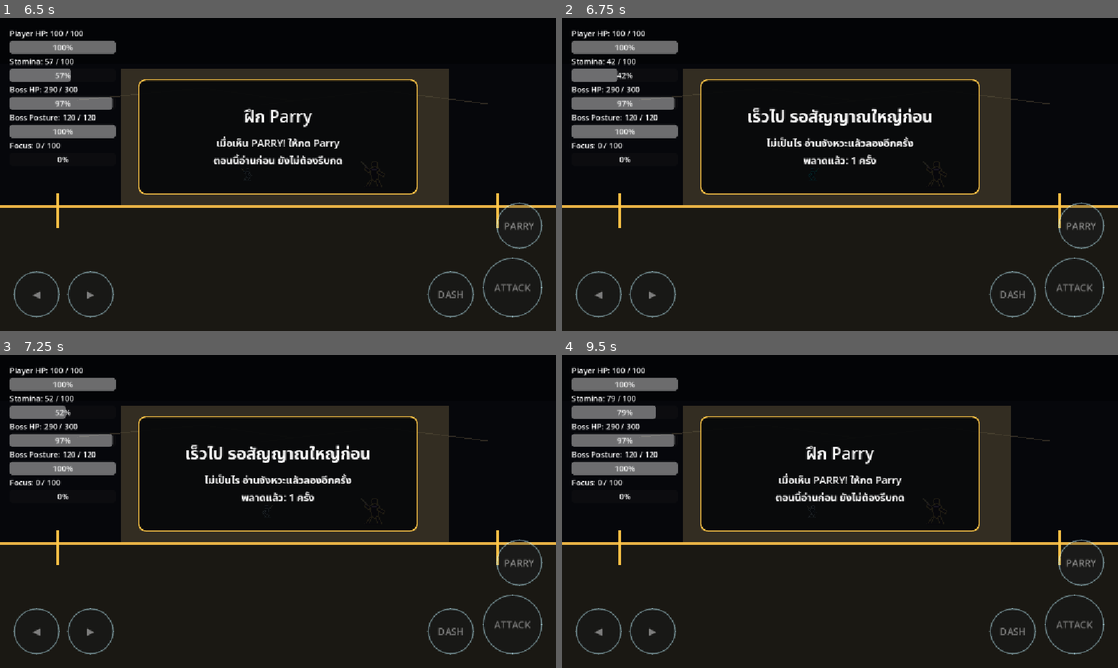
Above: before the commit, frames 1-4 (two rows, left to right).
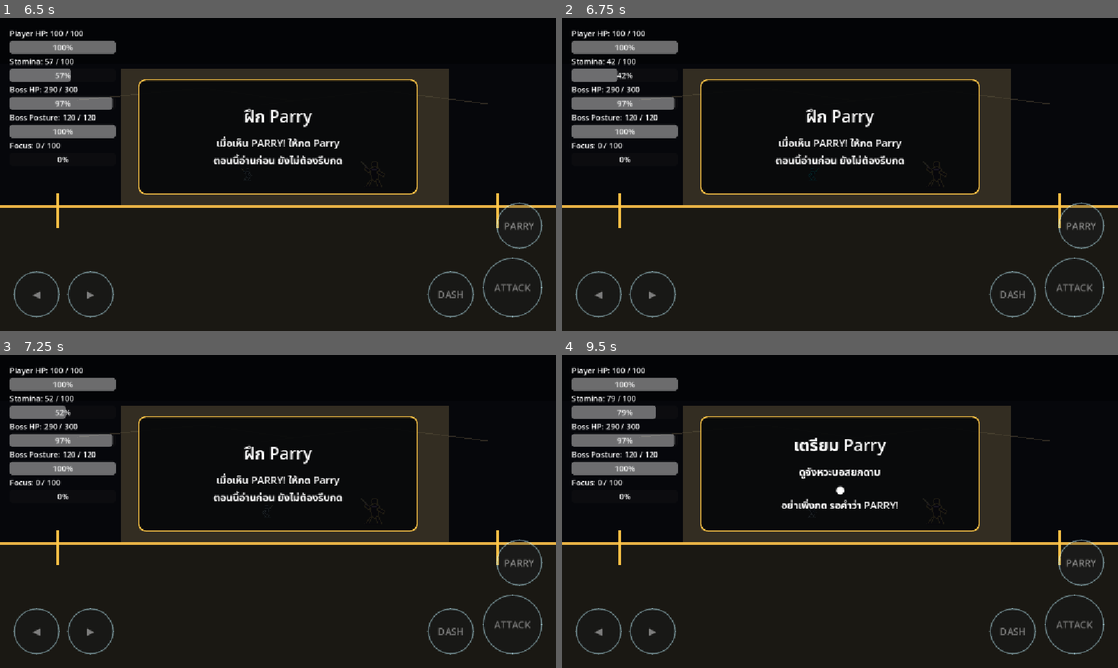
Above: after the commit, the same moments.

Repository: shanwinder/lastblade
Game: Godot game, scene res://scenes/main/BossBrokenMaster.tscn
Same seed, same stepped clock (60 frames per second), same inputs: the game is played once before the commit and once after it.
Inputs:
- Up to frame 1 (6.5 s): click "START" at 0.5 s; click "◀" at 1.25 s; click "▶" at 2 s; click "ATTACK" at 2.75 s; click "DASH" at 3.5 s; click "PARRY" at 4.25 s; tap Enter at 5 s; hold Right (ui_right) 5.03-5.78 s; tap A (attack) at 5.1 s; hold Left (ui_left) from 5.78 s (still down); tap S (dash) at 5.85 s
- Up to frame 2 (6.75 s): release Left (ui_left) at 6.53 s; hold Right (ui_right) from 6.53 s (still down); tap D (parry) at 6.6 s
- Up to frame 3 (7.25 s): keep holding Right (ui_right)
- Up to frame 4 (9.5 s): tap Enter at 7.35 s; release Right (ui_right) at 8.03 s; hold R 8.03-8.78 s; hold Left (ui_left) from 8.03 s (still down); tap Space at 8.75 s; tap A (attack) at 8.85 s

Frame 1 is identical in both runs. In frame 2, 1.9% of the frame differs, in the area x 33-67%, y 28-47%; in frame 3, 1.9%; in frame 4, 1.9%, in the area x 38-62%, y 26-50%.

Commit message:
Update duel_1_intro_manager.gd

Diff:
--- a/last-blade-trial/duel_1_intro_manager.gd
+++ b/last-blade-trial/duel_1_intro_manager.gd
@@ -17,7 +17,7 @@
 @export var show_only_once_per_session: bool = true
 
 # เวลาให้อ่านคำอธิบายของแต่ละท่าก่อนเริ่มจับจังหวะจริง
-@export var instruction_read_time: float = 2.20
+@export var instruction_read_time: float = 5
 
 # เวลาก่อนขึ้น PARRY! หรือ DASH! ใช้เป็นช่วงอ่าน wind-up
 @export var cue_windup_time: float = 1.25
